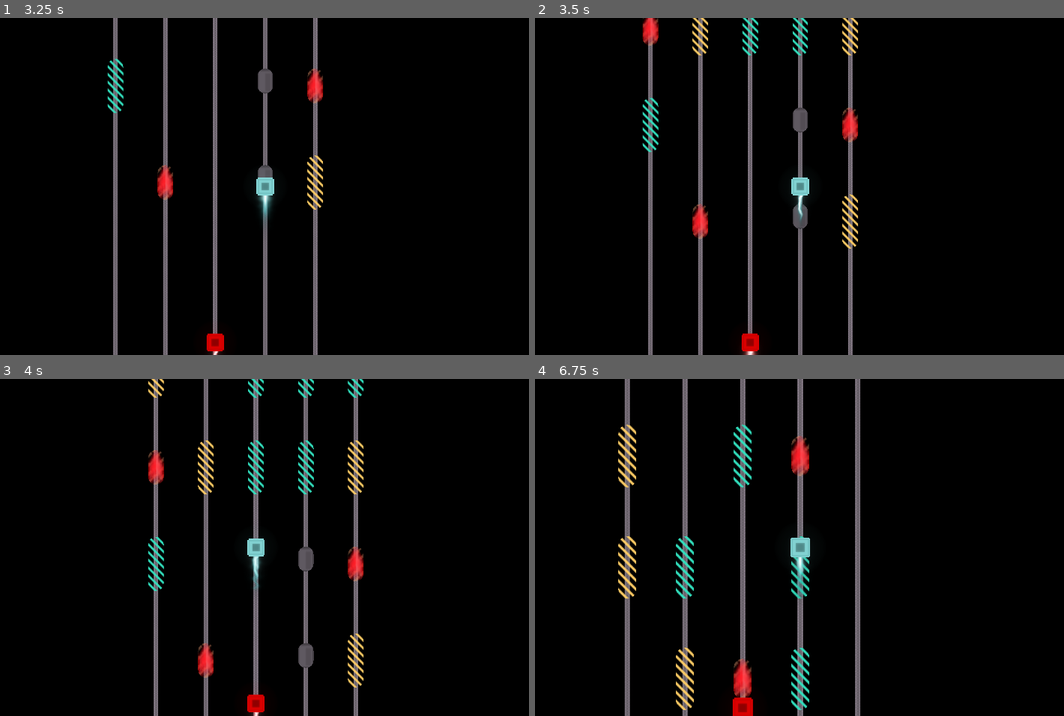
Above: before the commit, frames 1-4 (two rows, left to right).
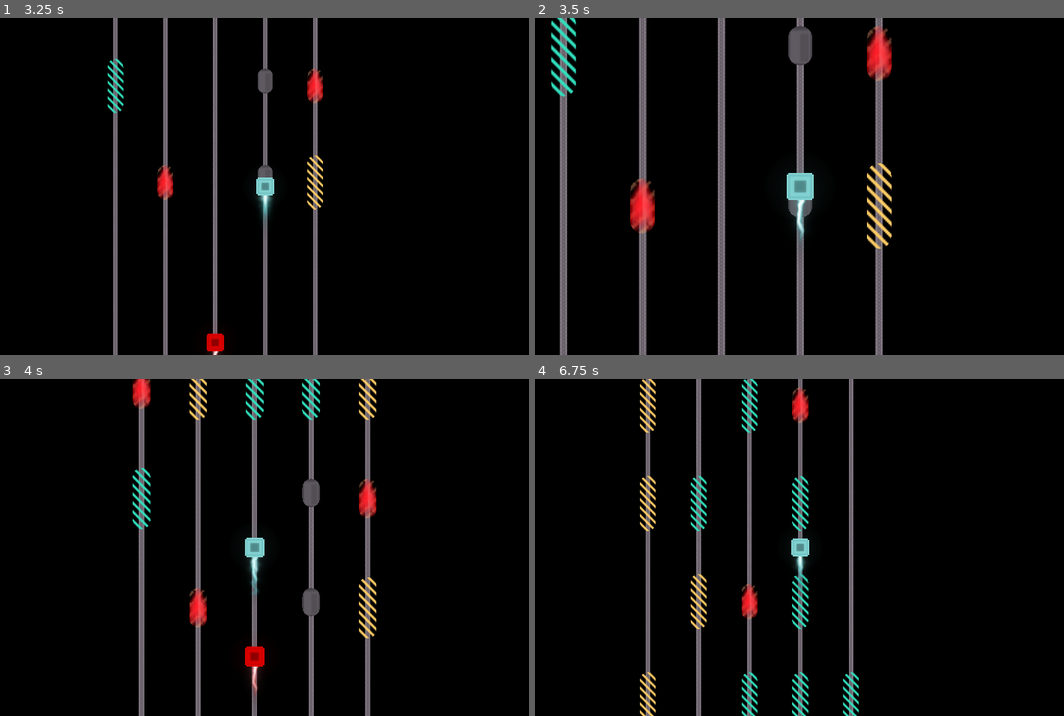
Above: after the commit, the same moments.

Repository: elpozewaunig/LanLinerReconciliation
Game: Godot game, scene res://scenes/main.tscn
The game is run twice, just before and just after one commit, with the same random seed, the same clock (stepped at 60 frames per second) and the same inputs.
Inputs:
- Up to frame 1 (3.25 s): hold Right (ui_right) 0.53-1.28 s; hold Left (ui_left) 1.28-2.03 s; hold Right (ui_right) 2.03-2.78 s; hold Up (ui_up) from 2.78 s (still down)
- Up to frame 2 (3.5 s): keep holding Up (ui_up)
- Up to frame 3 (4 s): release Up (ui_up) at 3.53 s; hold Left (ui_left) from 3.53 s (still down)
- Up to frame 4 (6.75 s): release Left (ui_left) at 5.78 s; hold Right (ui_right) 5.78-6.53 s; hold Up (ui_up) from 6.53 s (still down)

Frame 1 is identical in both runs. In frame 2, 14% of the frame differs, in the area x 2-68%, y 0-100%; in frame 3, 12%; in frame 4, 12%.

Commit message:
Added support for additional path section properties

Diff:
--- a/scripts/PathAgent.gd
+++ b/scripts/PathAgent.gd
@@ -7,6 +7,8 @@
 @export var default_speed : int = 500
 @export var slow_speed : int = 200
 @export var fast_speed : int = 1000
+@export var extra_slow_speed : int = 100
+@export var extra_fast_speed : int = 2000
 var speed = 0
 
 var total_progress = 0
@@ -42,14 +44,28 @@
 			is_in_section = true
 
 			if section[2] == "speed":
-				speed += delta * 500
-				if speed > fast_speed:
-					speed = fast_speed
+				if speed < fast_speed:
+					speed += delta * 500
+					if speed > fast_speed:
+						speed = fast_speed
 
 			if section[2] == "slow":
-				speed -= delta * 500
-				if speed < slow_speed:
-					speed = slow_speed
+				if speed > slow_speed:
+					speed -= delta * 500
+					if speed < slow_speed:
+						speed = slow_speed
+
+			if section[2] == "extraspeed":
+				if speed < extra_fast_speed:
+					speed += delta * 5000
+					if speed > extra_fast_speed:
+						speed = extra_fast_speed
+
+			if section[2] == "extraslow":
+				if speed > extra_slow_speed:
+					speed -= delta * 5000
+					if speed < extra_slow_speed:
+						speed = extra_slow_speed
 
 	# If the agent is not in a section, accelerate/decelerate to regular speed
 	if !is_in_section:
